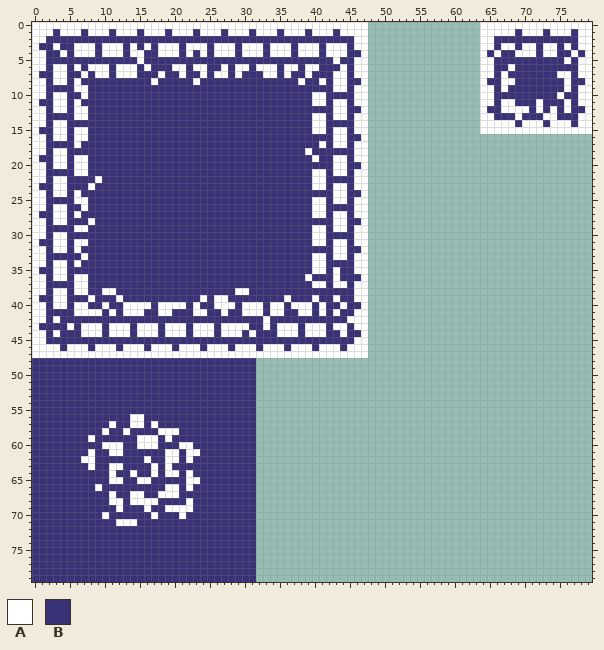
Pixel-art file -- Assets/Sprites/Tilemap/Ground.aseprite. The picture above is the old version.
80x80 pixels, 1 frame.
Palette (. is transparent): A #ffffff  B #3a3277
The same view after the edit:
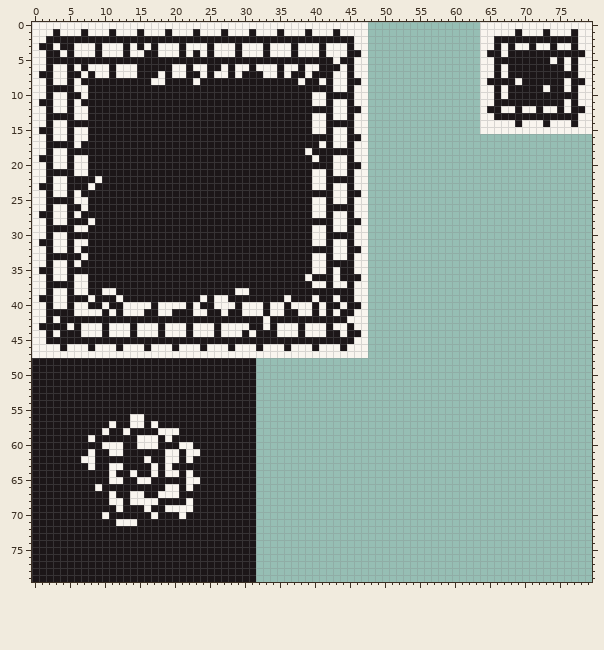
Change:
colour A: #ffffff -> #f9f5ef
colour B: #3a3277 -> #1c1618
y 3: x 68..69 AB -> BA; x 71..72 AB -> BA; x 74..75 AB -> BA
y 4: x 66..67 AB -> BA; x 69..71 AAA -> BBB; x 73..74 AA -> BB; x 77 A -> B
y 5: x 15 A -> B; x 74 B -> A
y 6: x 16 A -> B; x 67..68 BA -> AB; x 76 B -> A
y 7: x 20 B -> A; x 75..76 AA -> BB
y 8: x 18 B -> A; x 67..69 AAB -> BBA
y 9: x 73 B -> A
y 10: x 67 B -> A; x 75 A -> B
y 11: x 67..68 AA -> BB; x 72 A -> B
y 12: x 69 A -> B; x 71..73 BAB -> ABA
y 13: x 69 A -> B; x 73..74 AA -> BB
Where, in picture pixels (left, top, right, bottom), the same in both pictures:
changed: (32, 22, 368, 582)
changed: (480, 22, 592, 134)
